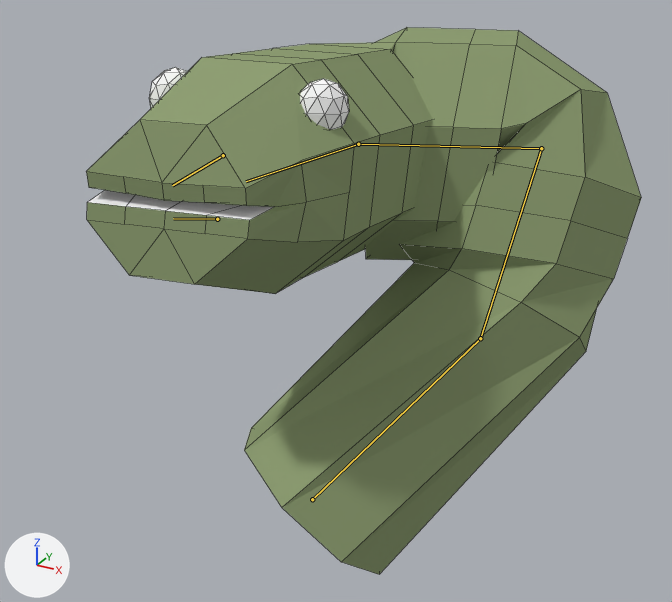
The Blender file app/models/superHead.blend, before and after one commit.
One viewpoint serves both versions: a camera (50 mm lens) standing at (4.51, -6.79, 6.37) and looking at (-0.17, 1.72, 2.11). Every picture has the same lights, and +X, +Y and +Z are marked at lower left. Both versions are drawn at frame 137 of the action 'end'; the numbers are the values there. The bones that bend it are drawn over the model as lines. Mesh edges are drawn as thin lines.

Names of what the first picture shows: 'SuperHead'.
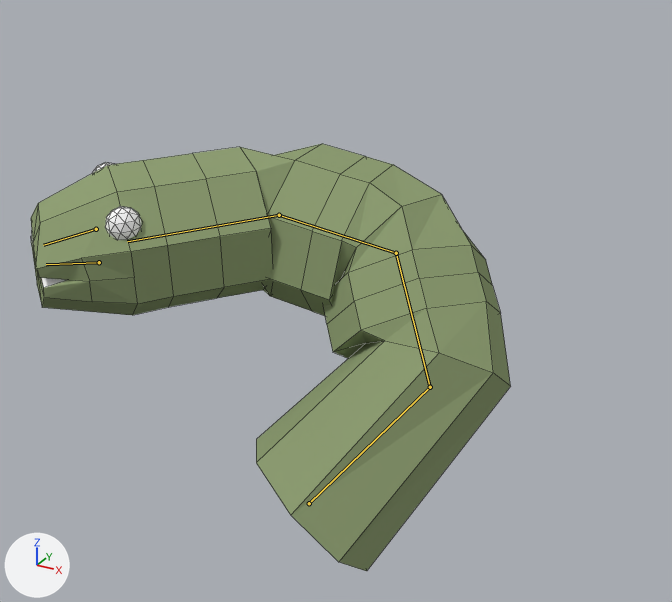
Pixel boxes [x1, y1, x2, y2] of what changed, in the pictures (672 x 602 px):
'SuperHead', posed (13% narrower, 22% shorter)
    before: [86, 27, 641, 574]
    after: [31, 144, 511, 571]
bone 'tap1', root to tip
    before: (312, 499) to (480, 338)
    after: (309, 503) to (430, 387)
bone 'tap2', root to tip
    before: (480, 338) to (541, 148)
    after: (430, 387) to (396, 253)
bone 'tap3', root to tip
    before: (541, 148) to (358, 144)
    after: (396, 253) to (279, 215)
bone 'tap4', root to tip
    before: (358, 144) to (246, 181)
    after: (279, 215) to (127, 241)

Edits to the bpy script that builds the scene:
```text
Change bone_rig_object:
    where bone_rig_object = bpy.data.objects['Armature']  # the whole rig 'Armature'
    bone_rig_object.location: (0.0, 0.848, 0.0) -> (0.0, 0.767, 0.0)
Change bone_tap1:
    where bone_tap1 = bpy.data.objects['Armature'].pose.bones['tap1']
    bone_tap1.scale: (1.1, 1.39, 1.38) -> (1.0, 1.0, 1.0)
Change bone_tap2:
    where bone_tap2 = bpy.data.objects['Armature'].pose.bones['tap2']  # child of 'tap1'
    bone_tap2.rotation_quaternion: (0.914, 0.074, 0.296, 0.267) -> (0.853, 0.074, 0.078, 0.511)  # degrees (20, 30, 38) -> degrees (12, 3, 62)
Change bone_tap3:
    where bone_tap3 = bpy.data.objects['Armature'].pose.bones['tap3']  # child of 'tap2'
    bone_tap3.rotation_quaternion: (0.643, -0.145, 0.138, 0.739) -> (0.878, 0.006, 0.139, 0.458)  # degrees (1, 23, 98) -> degrees (8, 14, 56)
Change bone_tap4:
    where bone_tap4 = bpy.data.objects['Armature'].pose.bones['tap4']  # child of 'tap3'
    bone_tap4.rotation_quaternion: (0.775, 0.202, 0.314, 0.509) -> (0.873, 0.069, 0.295, 0.384)  # degrees (41, 16, 73) -> degrees (23, 28, 53)
    bone_tap4.scale: (0.99, 0.79, 1.0) -> (1.0, 1.0, 1.0)
```
